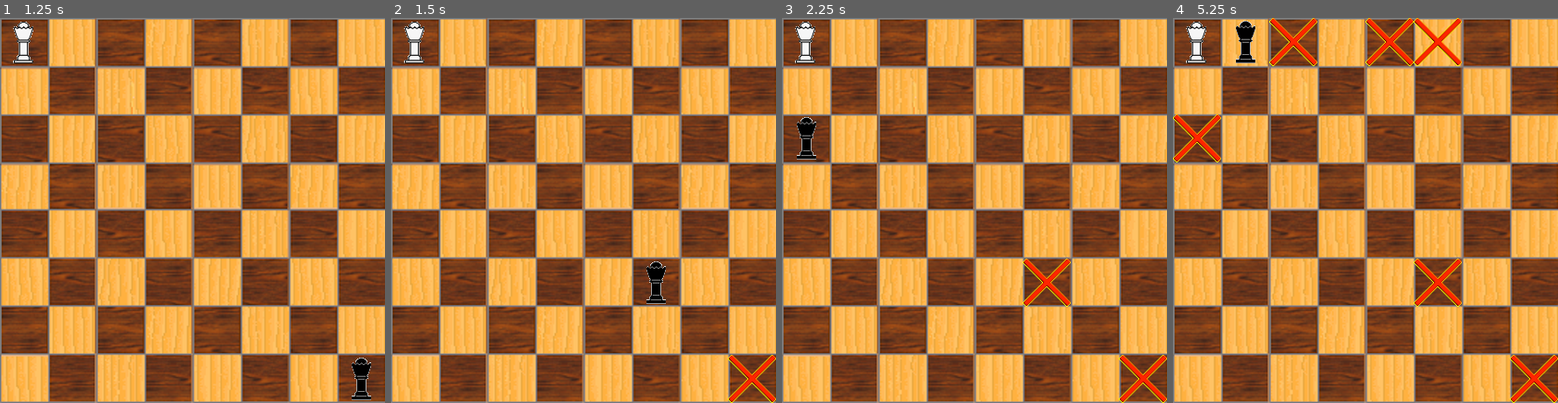
Above: before the commit, frames 1-4 (left to right).
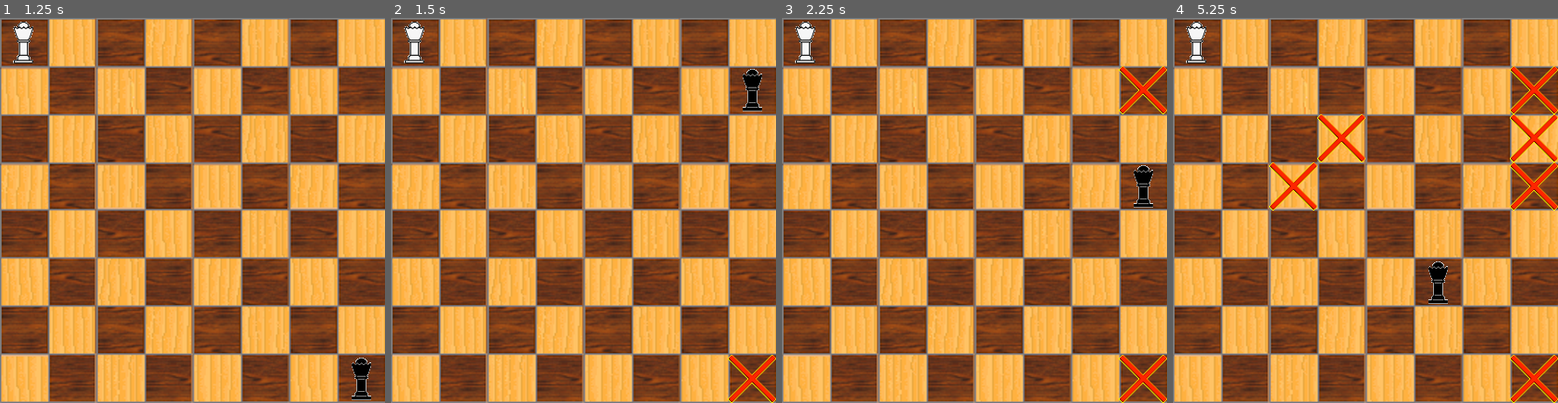
Above: after the commit, the same moments.

Repository: jmsato/IsolationGame
Game: Godot game, scene res://Scenes/Root.tscn
Two runs of this game, one before a commit and one after it. Both use one fixed random seed, a clock stepped at 60 frames per second and the inputs below.
Inputs (mouse positions are in pixels of both pictures, inside the frame that each line leads up to):
- Up to frame 1 (1.25 s): click "Start" at 0.5 s
- Up to frame 2 (1.5 s): tap Enter at 1.25 s; move the mouse to (668, 191) at 1.27 s; click (668, 191) at 1.35 s
- Up to frame 3 (2.25 s): tap Space at 2 s; move the mouse to (897, 229) at 2.02 s; click (897, 229) at 2.1 s
- Up to frame 4 (5.25 s): tap Enter at 2.75, 4.25 s; move the mouse to (1404, 125) at 2.77 s; click (1404, 125) at 2.85 s; tap Space at 3.5, 5 s; move the mouse to (1346, 287) at 3.52 s; click (1346, 287) at 3.6 s; move the mouse to (1481, 268) at 4.27 s; click (1481, 268) at 4.35 s; move the mouse to (1250, 152) at 5.02 s; click (1250, 152) at 5.1 s

Frame 1 is identical in both runs. In frame 2, 0.8% of the frame differs, in the area x 66-97%, y 13-75%; in frame 3, 1.9%; in frame 4, 6.2%, in the area x 0-100%, y 0-75%.

Commit message:
Fixed player wins bug

Diff:
--- a/Scripts/Board.gd
+++ b/Scripts/Board.gd
@@ -35,6 +35,10 @@
 	#Game loop
 	if currentState.isUtility():
 		print("End game")
+		if currentState.didPlayerWin():
+			print("Player won")
+		else:
+			print("Player lost")
 		get_tree().change_scene("res://Scenes/Menus/MainMenu.tscn")
 	else:
 #		print("Current State: " + String(currentState.state))
@@ -61,8 +65,8 @@
 		else:
 			get_tree().get_root().set_disable_input(true) #player cannot move while it is the ai's turn
 			print("calculating ai move")
-			var move = ai.mcTreeSearch(currentState, 3, false)
 			var moves = currentState.getAgentActions()
+			var move = ai.mcTreeSearch(currentState, moves.size(), false)
 			print("AI actions: " + String(moves))
 			var agentTile = tiles[currentState.agentIndex]
 			var xCoord = int(move % int(BOARD_DIMENSIONS.x)) * dimension
--- a/Scripts/IsolationState.gd
+++ b/Scripts/IsolationState.gd
@@ -132,3 +132,8 @@
 			score = 2 * numPlayerMoves - numAgentMoves
 
 		return score
+
+	func didPlayerWin():
+		if getPlayerActions().size() == 0:
+			return true
+		return false
--- a/Scripts/MCTS.gd
+++ /dev/null
@@ -1,15 +0,0 @@
-extends Node
-
-# class member variables go here, for example:
-# var a = 2
-# var b = "textvar"
-
-func _ready():
-	# Called when the node is added to the scene for the first time.
-	# Initialization here
-	pass
-
-#func _process(delta):
-#	# Called every frame. Delta is time since last frame.
-#	# Update game logic here.
-#	pass
--- a/Scripts/MCTreeSearch.gd
+++ /dev/null
@@ -1,55 +0,0 @@
-extends Node
-
-# class member variables go here, for example:
-# var a = 2
-# var b = "textvar"
-
-func _ready():
-	# Called when the node is added to the scene for the first time.
-	# Initialization here
-	pass
-
-func mcTreeSearch(rootState, itermax, verbose = false):
-	var rootNode = StateNode.new(null, null, rootState)
-	for i in range(1, itermax):
-		var tempNode = rootNode
-		var tempState = rootState.clone()
-
-		#Select
-		while tempNode.untriedMoves == [] and tempNode.childreNodes != []:
-			tempNode = tempNode.selectChild()
-			if tempNode.playerJustMoved == "player":
-				tempState.doMove("ai", tempNode.move)
-			else:
-				tempState.doMove("player", tempNode.move)
-
-		#Expand
-		if tempNode.untriedMoves != []:
-			var m = tempNode.untriedMoves[randi() % tempNode.untriedMoves.size()]
-			if tempNode.playerJustMoved == "player":
-				tempState.doMove("ai", m)
-			else:
-				tempState.doMove("player", m)
-			tempNode = tempNode.addChild(m, tempState)
-
-		#Rollout
-		while !tempState.isUtility():
-			var actions = []
-			match tempState.playerJustMoved:
-				"ai":
-					actions = tempState.getPlayerActions()
-				"player":
-					actions = tempState.getAgentActions()
-			tempState.doMove(actions[randi() % actions.size()])
-
-		#Backpropogate
-		while tempNode != null:
-			tempNode.update(tempState.getValue())
-			tempNode = tempNode.parentNode
-
-	return tempNode.childNodes.sort_custom(StateNode, "visits")[-1].move
-
-#func _process(delta):
-#	# Called every frame. Delta is time since last frame.
-#	# Update game logic here.
-#	pass
--- a/Scripts/Search.gd
+++ /dev/null
@@ -1,19 +0,0 @@
-# class member variables go here, for example:
-# var a = 2
-# var b = "textvar"
-
-#Constants
-var easy = 1
-var medium = 3
-var hard = 5
-
-class Search:
-	var children = []
-	var nVisits
-	var totValue
-	var maxDepth
-
-	func _ready():
-		# Called when the node is added to the scene for the first time.
-		# Initialization here
-		pass
--- a/Scripts/State.gd
+++ /dev/null
@@ -1,112 +0,0 @@
-class State:
-	#Constants
-	const BOARD_DIMENSIONS = Vector2(8,8)
-
-	#Board state
-	var playerIndex
-	var agentIndex
-	var lastPlayerMove
-	var lastAgentMove
-	var state = PoolIntArray() #Represents the 8x8 grid
-
-	func _init(board, move, player):
-		state = board.duplicate(true)
-		playerIndex = board.indexOf(1) #1 represents the player
-		agentIndex = board.indexOf(2) #2 represents the AI
-
-	func _ready():
-		pass
-
-	func getBoard():
-		return state
-
-	#location: int
-	#player: String
-	func move(location, player):
-		player = player.toUppercase()
-		match player:
-			"X":
-				board[playerIndex] = 3 #Mark space as used
-				board[location] = 1
-				playerIndex = location
-			"O":
-				board[agentIndex] = 3 #Mark space as used
-				board[location] = 2
-				agentIndex = location
-		return self
-
-	func getPlayerActions():
-		return getActions(playerIndex)
-
-	func getOpponentActions():
-		return getActions(agentIndex)
-
-	func getActions(index):
-		var actions = PoolIntArray()
-		var columnFlag = true
-		var rowFlag = true
-		var diagonalNegFlag = true
-		var diagonalPosFlag = true
-		for i in range(index+1, BOARD_DIMENSIONS.x*BOARD_DIMENSIONS.y):
-			if state[i] != 0:
-				if i % BOARD_DIMENSIONS.x == index % BOARD_DIMENSIONS.x:
-					columnFlag = false
-				elif int(i / BOARD_DIMENSIONS.x) == int(index / BOARD_DIMENSIONS.x):
-					rowFlag = false
-				elif int(i / BOARD_DIMENSIONS.x) - i % BOARD_DIMENSIONS.x == int(index / BOARD_DIMENSIONS.x) - index % BOARD_DIMENSIONS.x:
-					diagonalNegFlag = false
-				elif i == (index + (BOARD_DIMENSIONS.x - 1) * (int(i / BOARD_DIMENSIONS.x) - int(index / BOARD_DIMENSIONS.x))):
-					diagonalPosFlag = false
-				else:
-					continue
-			if i % int(BOARD_DIMENSIONS.x) == index % int(BOARD_DIMENSIONS.x) && columnFlag:
-				actions.append(i)
-			elif int(i / BOARD_DIMENSIONS.x) == int(index / BOARD_DIMENSIONS.x) && rowFlag:
-				actions.append(i)
-			elif int(i / BOARD_DIMENSIONS.x) - i % int(BOARD_DIMENSIONS.x) == int(index / BOARD_DIMENSIONS.x) - index % int(BOARD_DIMENSIONS.x) && diagonalNegFlag:
-				actions.append(i)
-			elif i == (index + (BOARD_DIMENSIONS.x - 1) * (int(i / BOARD_DIMENSIONS.x) - int(index / BOARD_DIMENSIONS.x))):
-				actions.append(i)
-		columnFlag = true
-		rowFlag = true
-		diagonalNegFlag = true
-		diagonalPosFlag = true
-		for i in range(1, index - 1):
-			if state[i] != 0:
-				if i % BOARD_DIMENSIONS.x == index % BOARD_DIMENSIONS.x:
-					columnFlag = false
-				elif int(i / BOARD_DIMENSIONS.x) == int(index / BOARD_DIMENSIONS.x):
-					rowFlag = false
-				elif int(i / BOARD_DIMENSIONS.x) - i % BOARD_DIMENSIONS.x == int(index / BOARD_DIMENSIONS.x) - index % BOARD_DIMENSIONS.x:
-					diagonalNegFlag = false
-				elif i == (index + (BOARD_DIMENSIONS.x - 1) * (int(i / BOARD_DIMENSIONS.x) - int(index / BOARD_DIMENSIONS.x))):
-					diagonalPosFlag = false
-				else:
-					continue
-			if i % int(BOARD_DIMENSIONS.x) == index % int(BOARD_DIMENSIONS.x) && columnFlag:
-				actions.append(i)
-			elif int(i / BOARD_DIMENSIONS.x) == int(index / BOARD_DIMENSIONS.x) && rowFlag:
-				actions.append(i)
-			elif int(i / BOARD_DIMENSIONS.x) - i % int(BOARD_DIMENSIONS.x) == int(index / BOARD_DIMENSIONS.x) - index % int(BOARD_DIMENSIONS.x) && diagonalNegFlag:
-				actions.append(i)
-			elif i == (index + (BOARD_DIMENSIONS.x - 1) * (int(i / BOARD_DIMENSIONS.x) - int(index / BOARD_DIMENSIONS.x))):
-				actions.append(i)
-		return actions
-
-	func getValue():
-		var numPlayerMoves = getPlayerActions().size()
-		var numAgentMoves = getAgentActions().size()
-
-		var score = numPlayerMoves - numAgentMoves
-
-		if(score > 5):
-			score = numPlayerMoves - 2 * numAgentMoves
-		elif(score < -5):
-			score = 2 * numPlayerMoves - numAgentMoves
-
-		return score
-
-	func isUtility():
-		if getPlayerActions().size() == 0 || getAgentActions().size() == 0:
-			return true
-		return false
--- a/Scripts/StateNode.gd
+++ /dev/null
@@ -1,112 +0,0 @@
-extends Node
-
-# class member variables go here, for example:
-# var a = 2
-# var b = "textvar"
-class StateNode:
-	var move
-	var parentNode
-	var childNodes
-	var wins
-	var visits
-	var untriedMoves
-	var playerJustMoved
-	const epsilon = .000001
-
-	func _ready(move = null, parent = null, state = null):
-		# Called when the node is added to the scene for the first time.
-		# Initialization here
-		self.move = move
-		self.parentNode = parent
-		self.childNodes = []
-		self.wins = 0
-		self.visits = 0
-		match state.playerJustMoved:
-			"ai":
-				self.untriedMoves = state.getPlayerActions()
-			"player":
-				self.untriedMoves = state.getAgentActions()
-		self.playerJustMoved = state.playerJustMoved
-
-	func newNode(move = null, parent = null, state = null):
-		self.move = move
-		self.parentNode = parent
-		self.childNodes = []
-		self.wins = 0
-		self.visits = 0
-		match state.playerJustMoved:
-			"ai":
-				self.untriedMoves = state.getPlayerActions()
-			"player":
-				self.untriedMoves = state.getAgentActions()
-		self.playerJustMoved = state.playerJustMoved
-
-	func selectChild():
-		var s = childNodes.sort()
-		#var s = childNodes.sort_custom(class(StateNode), "uct")
-		return s
-
-	static func uct(a, b):
-		var uctA = a.wins / (a.visits + epsilon) + sqrt(log(a.visits+1) / (a.visits + epsilon)) + rand_range(0, 1) * epsilon
-		var uctB = b.wins / (b.visits + epsilon) + sqrt(log(b.visits+1) / (b.visits + epsilon)) + rand_range(0, 1) * epsilon
-		if uctA < uctB:
-			return true
-		return false
-
-	static func visits(a, b):
-		if a.visits < b.visits:
-			return true
-		return false
-
-	#m: Move
-	#s: State (IsolationState)
-	func addChild(m, s):
-		var n = _ready(m, self, s)
-		self.untriedMoves.remove(self.untriedMoves.find(m))
-		self.childNodes.push_back(n)
-
-	#result: value of the state
-	func update(result):
-		self.visits += 1
-		self.wins += result
-
-	func mcTreeSearch(rootState, itermax, verbose = false):
-		var rootNode = StateNode.init(null, null, rootState)
-		var tempNode
-		for i in range(1, itermax):
-			tempNode = rootNode
-			var tempState = rootState.clone()
-
-			#Select
-			while tempNode.untriedMoves == [] and tempNode.childreNodes != []:
-				tempNode = tempNode.selectChild()
-				if tempNode.playerJustMoved == "player":
-					tempState.doMove("ai", tempNode.move)
-				else:
-					tempState.doMove("player", tempNode.move)
-
-			#Expand
-			if tempNode.untriedMoves != []:
-				var m = tempNode.untriedMoves[randi() % tempNode.untriedMoves.size()]
-				if tempNode.playerJustMoved == "player":
-					tempState.doMove("ai", m)
-				else:
-					tempState.doMove("player", m)
-				tempNode = tempNode.addChild(m, tempState)
-
-			#Rollout
-			while !tempState.isUtility():
-				var actions = []
-				match tempState.playerJustMoved:
-					"ai":
-						actions = tempState.getPlayerActions()
-					"player":
-						actions = tempState.getAgentActions()
-				tempState.doMove(actions[randi() % actions.size()])
-
-			#Backpropogate
-			while tempNode != null:
-				tempNode.update(tempState.getValue())
-				tempNode = tempNode.parentNode
-		return tempNode.childNodes.sort()[-1].move
-		#return tempNode.childNodes.sort_custom(StateNode, "visits")[-1].move
--- a/Scripts/TreeNode.gd
+++ /dev/null
@@ -1,74 +0,0 @@
-# class member variables go here, for example:
-# var a = 2
-# var b = "textvar"
-
-#Constants
-const BOARD_DIMENSIONS = Vector2(8,8)
-const actions = 5
-const epsilon = .000001
-
-class TreeNode:
-	var children = []
-	var nVisits
-	var totValue
-	var depth
-
-	func _init():
-		nVisits = 0
-		totValue = 0
-
-	func _ready():
-		# Called when the node is added to the scene for the first time.
-		# Initialization here
-		pass
-
-	#func _process(delta):
-	#	# Called every frame. Delta is time since last frame.
-	#	# Update game logic here.
-	#	pass
-
-	#d: depth of the node
-	#md: max depth of the searc
-	func selectAction(d, md):
-		var visited = []
-		var cur = self
-		visited.append(cur)
-		while !cur.isLeaf():
-			cur = cur.select()
-			visited.append(cur)
-		cur.expand()
-		var newNode = cur.select()
-		visited.append(newNode)
-		var value = rollOut(newNode)
-		for node in visited:
-			node.updateStats(value)
-
-	func expand():
-		children = [].resize(nActions)
-		for i in nActions - 1:
-			children[i] = TreeNode._init()
-
-	func select():
-		var selected = null
-		var bestValue = -2^63
-		for c in children:
-			var uctValue = c.totValue / (c.nVisits + epsilon) + Math.sqrt(Math.log(nVisits+1) / (c.nVisits + epsilon)) + rand_range(0, 1) * epsilon
-			if uctValue > bestValue:
-				selected = c
-				bestValue = uctValue
-		return selected
-
-	func isLeaf():
-		return children == null
-
-	func rollOut(tn):
-		return randi_range(0, 1)
-
-	func updateStats(value):
-		nVisits = nVisits + 1
-		totValue = totValue + value
-
-	func arity():
-		if children == null:
-			return 0
-		return children.length
